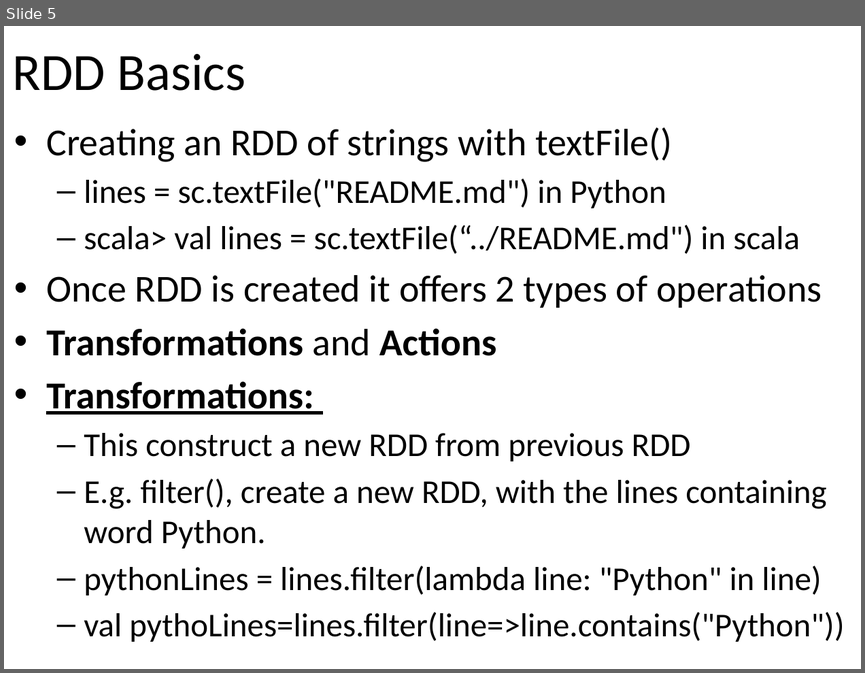
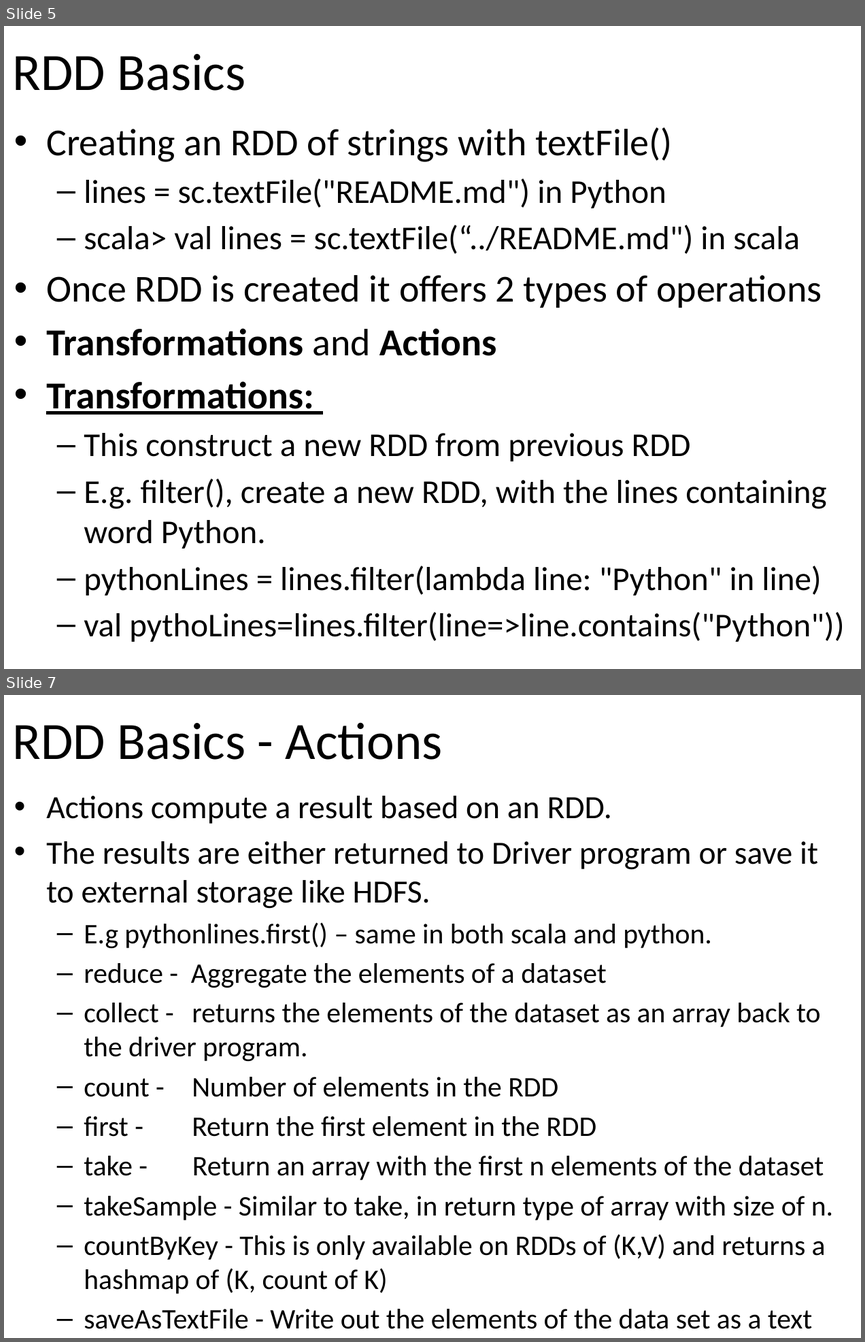
Before and after one commit to email2dorababu/SCALA_Reading, a slide deck: Spark_PPT/Spark_Learning_Spark_part2.pptx. Shown one above the other, each under a label of ours: slide 5 before the commit, slides 5 and 7 after it; the slides between them are not shown. The pictures are 865x673 and 865x1342 pixels, drawn with LibreOffice and Linux fonts; fonts in the diff are those of the drawing. Boxes give left, top, right and bottom in pixels: in the first picture for what was removed or moved away, otherwise in the second. Text is boxed around its words. In the diff, an @@ line names an element or a change of style, - is before the commit and + after.

```diff
--- a/Spark_PPT/Spark_Learning_Spark_part2.pptx
+++ b/Spark_PPT/Spark_Learning_Spark_part2.pptx
@@ slide 7 added at [4, 695, 861, 1338], background #FFFFFF @@
@@ title added at [13, 722, 443, 760], 44 pt, text #000000 @@
+RDD Basics - Actions
@@ text added at [46, 796, 833, 1329], 23.8 pt, text #000000 @@
+• Actions compute a result based on an RDD.
+• The results are either returned to Driver program or save it to external storage like HDFS.
+  – E.g pythonlines.first() – same in both scala and python.
+  – reduce - Aggregate the elements of a dataset
+  – collect - returns the elements of the dataset as an array back to the driver program.
+  – count - Number of elements in the RDD
+  – first - Return the first element in the RDD
+  – take - Return an array with the first n elements of the dataset
+  – takeSample - Similar to take, in return type of array with size of n.
+  – countByKey - This is only available on RDDs of (K,V) and returns a hashmap of (K, count of K)
+  – saveAsTextFile - Write out the elements of the data set as a text file in a filepath directory on the filesystem, HDFS or any other Hadoop-supported file system.
```
Also in this commit, not shown: 1 slide changed.
